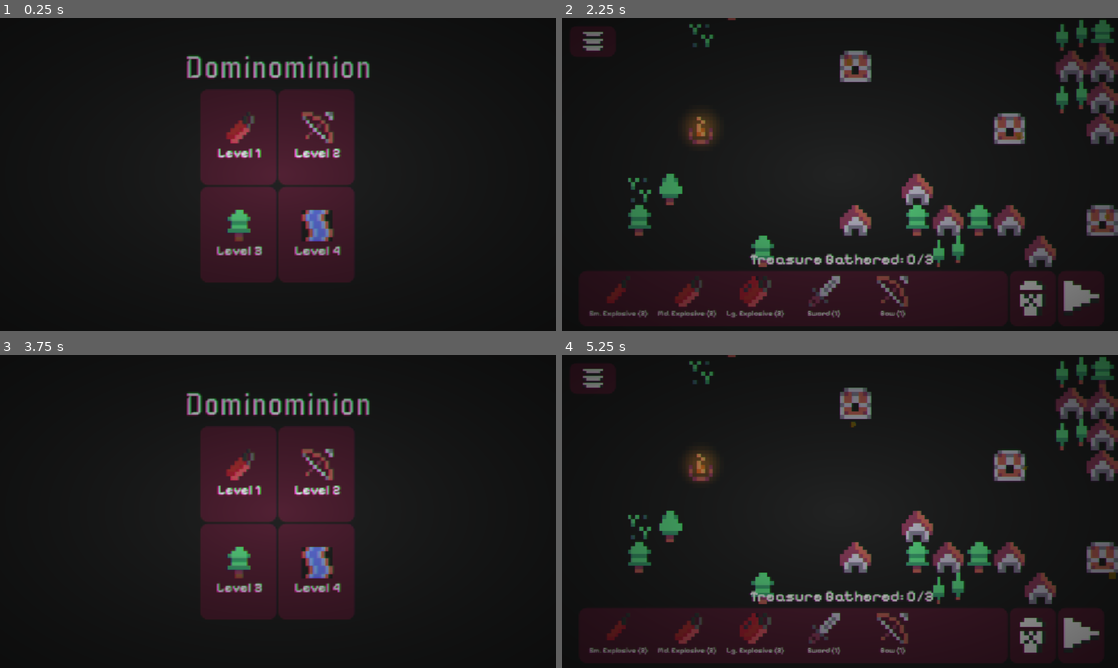
Above: before the commit, frames 1-4 (two rows, left to right).
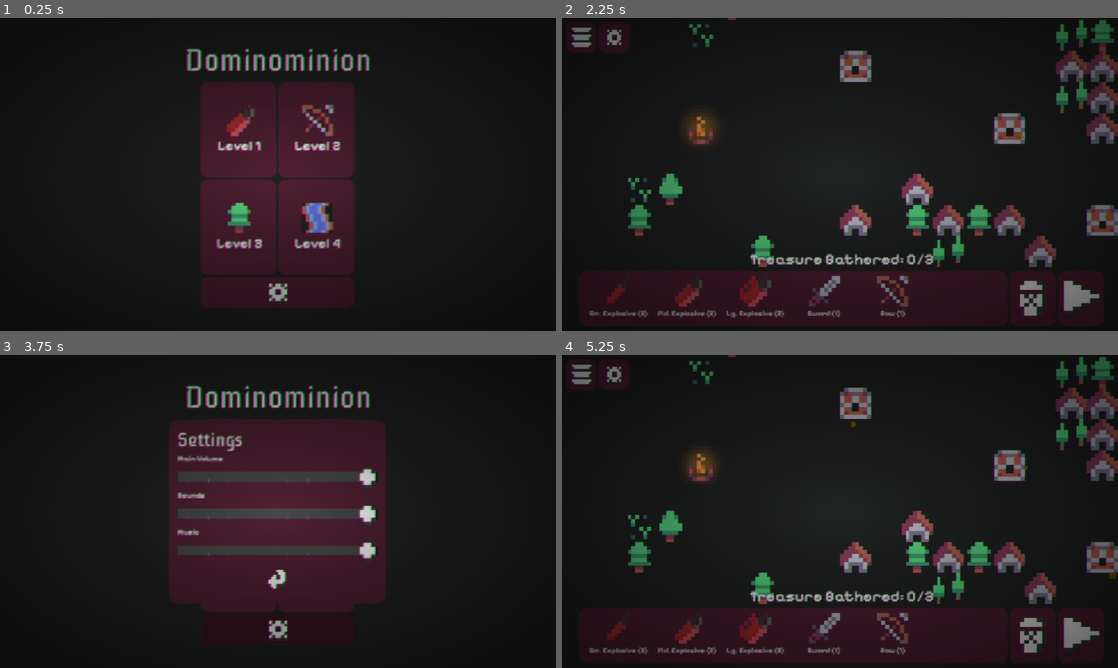
Above: after the commit, the same moments.

Repository: AuroraEchoes/Dominominion
Game: Godot game, scene res://scenes/ui/MainMenu.tscn
Same seed, same stepped clock (60 frames per second), same inputs: the game is played once before the commit and once after it.
Inputs (mouse positions are in pixels of both pictures, inside the frame that each line leads up to; where the layout moved, square brackets give the same spot in the first picture):
- Up to frame 1 (0.25 s): no input
- Up to frame 2 (2.25 s): click (840, 293) at 0.52 s; click (840, 243) at 1.27 s; click (801, 130) [801, 136] at 2 s
- Up to frame 3 (3.75 s): click (16, 373) [33, 376] at 2.75 s; click (278, 630) at 3.52 s
- Up to frame 4 (5.25 s): click (840, 580) at 4.27 s; click (801, 467) [801, 473] at 5 s

The runs differ from the first frame. In frame 1, 7.7% of the frame differs, in the area x 33-67%, y 9-93%; in frame 2, 0.4%; in frame 3, 14%, in the area x 30-70%, y 9-91%; in frame 4, 0.4%.

Commit message:
Settings panel and volume mixer

Diff:
--- /dev/null
+++ b/bus_layout.tres
@@ -0,0 +1,15 @@
+[gd_resource type="AudioBusLayout" format=3 uid="uid://oe6ma7t7buhd"]
+
+[resource]
+bus/1/name = &"Sound"
+bus/1/solo = false
+bus/1/mute = false
+bus/1/bypass_fx = false
+bus/1/volume_db = 0.0
+bus/1/send = &"Master"
+bus/2/name = &"Music"
+bus/2/solo = false
+bus/2/mute = false
+bus/2/bypass_fx = false
+bus/2/volume_db = 0.0
+bus/2/send = &"Master"
--- a/project.godot
+++ b/project.godot
@@ -14,6 +14,10 @@
 run/main_scene="uid://c21von1qssagi"
 config/features=PackedStringArray("4.7", "GL Compatibility")
 config/icon="uid://oweupw7llyk2"
+
+[audio]
+
+buses/default_bus_layout="uid://oe6ma7t7buhd"
 
 [autoload]
 
--- a/resources/Theme.tres
+++ b/resources/Theme.tres
@@ -2,6 +2,7 @@
 
 [ext_resource type="FontFile" uid="uid://c8e3ixn3hpywg" path="res://assets/fonts/PixelifySans-Bold.ttf" id="1_cjwly"]
 [ext_resource type="FontFile" uid="uid://e0hwiilxyquq" path="res://assets/Iceberg-Regular.ttf" id="1_jaexg"]
+[ext_resource type="Texture2D" uid="uid://cra7ops2waw8b" path="res://assets/sprites/icons/knob.png" id="2_f1p5x"]
 [ext_resource type="FontFile" uid="uid://c5peefpoalxn1" path="res://assets/fonts/PixelifySans-Medium.ttf" id="3_cjwly"]
 
 [sub_resource type="StyleBoxFlat" id="StyleBoxFlat_45i86"]
@@ -25,6 +26,34 @@
 corner_radius_bottom_right = 16
 corner_radius_bottom_left = 16
 
+[sub_resource type="StyleBoxFlat" id="StyleBoxFlat_xcyaj"]
+content_margin_left = 4.0
+content_margin_top = 4.0
+content_margin_right = 4.0
+content_margin_bottom = 4.0
+bg_color = Color(0.279836, 0.28654012, 0.28653964, 1)
+expand_margin_top = 6.0
+expand_margin_bottom = 6.0
+
+[sub_resource type="StyleBoxFlat" id="StyleBoxFlat_khfr8"]
+content_margin_left = 4.0
+content_margin_top = 4.0
+content_margin_right = 4.0
+content_margin_bottom = 4.0
+bg_color = Color(1, 1, 1, 0.75)
+border_color = Color(0.5587682, 0.56705797, 0.56705654, 1)
+expand_margin_top = 6.0
+expand_margin_bottom = 6.0
+
+[sub_resource type="StyleBoxFlat" id="StyleBoxFlat_ig1n5"]
+content_margin_left = 4.0
+content_margin_top = 4.0
+content_margin_right = 4.0
+content_margin_bottom = 4.0
+bg_color = Color(0.13333334, 0.13725491, 0.13725491, 1)
+expand_margin_top = 6.0
+expand_margin_bottom = 6.0
+
 [sub_resource type="StyleBoxFlat" id="StyleBoxFlat_cjwly"]
 bg_color = Color(0.32096007, 0.12830698, 0.2040998, 1)
 corner_radius_top_left = 16
@@ -37,6 +66,12 @@
 Button/styles/normal = SubResource("StyleBoxFlat_kyk2p")
 Button/styles/pressed = SubResource("StyleBoxFlat_f1p5x")
 Control/fonts/font = ExtResource("1_cjwly")
+HSlider/icons/grabber = ExtResource("2_f1p5x")
+HSlider/icons/grabber_disabled = ExtResource("2_f1p5x")
+HSlider/icons/grabber_highlight = ExtResource("2_f1p5x")
+HSlider/styles/grabber_area = SubResource("StyleBoxFlat_xcyaj")
+HSlider/styles/grabber_area_highlight = SubResource("StyleBoxFlat_khfr8")
+HSlider/styles/slider = SubResource("StyleBoxFlat_ig1n5")
 HeaderLarge/font_sizes/font_size = 28
 HeaderLarge/fonts/font = ExtResource("1_jaexg")
 HeaderSmall/font_sizes/font_size = 28
--- a/scenes/ButtonAudioManager.tscn
+++ b/scenes/ButtonAudioManager.tscn
@@ -21,6 +21,7 @@
 volume_db = -5.0
 pitch_scale = 0.75
 max_polyphony = 8
+bus = &"Sound"
 playback_type = 1
 script = ExtResource("1_hxnj3")
 button_press_sounds = Array[AudioStream]([ExtResource("2_mep7p"), ExtResource("3_1ckcx"), ExtResource("4_vxg1d"), ExtResource("5_jj5q4"), ExtResource("6_od55y"), ExtResource("7_niaqh")])
--- a/scenes/Game.tscn
+++ b/scenes/Game.tscn
@@ -4,6 +4,8 @@
 [ext_resource type="Script" uid="uid://m7ndlx86gm3x" path="res://scripts/ui/inventory_ui_manager.gd" id="3_qy1jj"]
 [ext_resource type="Shader" uid="uid://b8kvc28jgoutv" path="res://resources/shaders/post_processing.gdshader" id="4_45i86"]
 [ext_resource type="PackedScene" uid="uid://bhlrfqu80gk26" path="res://scenes/ui/InventoryItem.tscn" id="4_400sg"]
+[ext_resource type="Texture2D" uid="uid://137sbtvvtjhs" path="res://assets/sprites/icons/cog.png" id="4_a8wo8"]
+[ext_resource type="Script" uid="uid://bdyak8fdj5m0q" path="res://scripts/ui/buttons/settings_button.gd" id="4_attvq"]
 [ext_resource type="Theme" uid="uid://c4nhh3lk4ipni" path="res://resources/Theme.tres" id="5_mcffj"]
 [ext_resource type="Script" uid="uid://e3a772matugp" path="res://scripts/ui/targets_eliminated_label.gd" id="6_2rd6h"]
 [ext_resource type="Texture2D" uid="uid://b6plc04j8pm4o" path="res://assets/sprites/icons/delete.png" id="7_3xj3m"]
@@ -19,6 +21,7 @@
 [ext_resource type="Script" uid="uid://uni635rnn75q" path="res://scripts/ui/level_succeeded_panel.gd" id="17_vjgi4"]
 [ext_resource type="Script" uid="uid://b8hun3vdh813" path="res://scripts/ui/buttons/main_menu_button.gd" id="18_45i86"]
 [ext_resource type="Texture2D" uid="uid://om4eqvhpau2e" path="res://assets/sprites/icons/menu.png" id="18_kyk2p"]
+[ext_resource type="PackedScene" uid="uid://cass756etwtnx" path="res://scenes/ui/SettingsPanel.tscn" id="19_sv1m6"]
 
 [sub_resource type="ShaderMaterial" id="ShaderMaterial_45i86"]
 shader = ExtResource("4_45i86")
@@ -55,33 +58,62 @@
 mouse_filter = 2
 script = ExtResource("2_g4kob")
 
-[node name="MainMenuButton" type="Button" parent="CanvasLayer/UI" unique_id=2118949553]
-custom_minimum_size = Vector2(96, 64)
+[node name="Buttons" type="HBoxContainer" parent="CanvasLayer/UI" unique_id=466570371]
 layout_mode = 0
-offset_left = 16.0
-offset_top = 16.0
-offset_right = 112.0
-offset_bottom = 80.0
+offset_left = 8.0
+offset_top = 8.0
+offset_right = 104.0
+offset_bottom = 72.0
+
+[node name="MainMenuButton" type="Button" parent="CanvasLayer/UI/Buttons" unique_id=2118949553]
+custom_minimum_size = Vector2(64, 64)
+layout_mode = 2
 icon_alignment = 1
 expand_icon = true
 script = ExtResource("18_45i86")
 
-[node name="MarginContainer" type="MarginContainer" parent="CanvasLayer/UI/MainMenuButton" unique_id=1645839698]
-layout_mode = 1
-anchors_preset = 15
-anchor_right = 1.0
-anchor_bottom = 1.0
-grow_horizontal = 2
-grow_vertical = 2
-theme_override_constants/margin_left = 12
-theme_override_constants/margin_top = 12
-theme_override_constants/margin_right = 12
-theme_override_constants/margin_bottom = 12
-
-[node name="TextureRect" type="TextureRect" parent="CanvasLayer/UI/MainMenuButton/MarginContainer" unique_id=1083464443]
+[node name="MarginContainer" type="MarginContainer" parent="CanvasLayer/UI/Buttons/MainMenuButton" unique_id=1645839698]
+layout_mode = 1
+anchors_preset = 15
+anchor_right = 1.0
+anchor_bottom = 1.0
+grow_horizontal = 2
+grow_vertical = 2
+theme_override_constants/margin_left = 12
+theme_override_constants/margin_top = 12
+theme_override_constants/margin_right = 12
+theme_override_constants/margin_bottom = 12
+
+[node name="TextureRect" type="TextureRect" parent="CanvasLayer/UI/Buttons/MainMenuButton/MarginContainer" unique_id=1083464443]
 texture_filter = 1
 layout_mode = 2
 texture = ExtResource("18_kyk2p")
+stretch_mode = 5
+
+[node name="SettingsButton" type="Button" parent="CanvasLayer/UI/Buttons" unique_id=1137733340 node_paths=PackedStringArray("settings_panel")]
+custom_minimum_size = Vector2(64, 64)
+layout_mode = 2
+icon_alignment = 1
+expand_icon = true
+script = ExtResource("4_attvq")
+settings_panel = NodePath("../../SettingsPanel")
+
+[node name="MarginContainer" type="MarginContainer" parent="CanvasLayer/UI/Buttons/SettingsButton" unique_id=783735289]
+layout_mode = 1
+anchors_preset = 15
+anchor_right = 1.0
+anchor_bottom = 1.0
+grow_horizontal = 2
+grow_vertical = 2
+theme_override_constants/margin_left = 12
+theme_override_constants/margin_top = 12
+theme_override_constants/margin_right = 12
+theme_override_constants/margin_bottom = 12
+
+[node name="TextureRect" type="TextureRect" parent="CanvasLayer/UI/Buttons/SettingsButton/MarginContainer" unique_id=220452965]
+texture_filter = 1
+layout_mode = 2
+texture = ExtResource("4_a8wo8")
 stretch_mode = 5
 
 [node name="Inventory" type="MarginContainer" parent="CanvasLayer/UI" unique_id=1458954342]
@@ -386,6 +418,21 @@
 texture = ExtResource("18_kyk2p")
 stretch_mode = 5
 
+[node name="SettingsPanel" parent="CanvasLayer/UI" unique_id=1136808395 instance=ExtResource("19_sv1m6")]
+visible = false
+layout_mode = 1
+anchors_preset = 8
+anchor_left = 0.5
+anchor_top = 0.5
+anchor_right = 0.5
+anchor_bottom = 0.5
+offset_left = -225.0
+offset_top = -189.0
+offset_right = 225.0
+offset_bottom = 189.0
+grow_horizontal = 2
+grow_vertical = 2
+
 [node name="PostProcessing" type="ColorRect" parent="CanvasLayer/UI" unique_id=879660881]
 material = SubResource("ShaderMaterial_45i86")
 layout_mode = 1
--- a/scenes/MusicPlayer.tscn
+++ b/scenes/MusicPlayer.tscn
@@ -15,3 +15,4 @@
 stream = SubResource("AudioStreamPlaylist_johg7")
 volume_db = -15.0
 autoplay = true
+bus = &"Music"
--- a/scenes/cell_entities/Bow.tscn
+++ b/scenes/cell_entities/Bow.tscn
@@ -37,6 +37,7 @@
 
 [node name="AudioStreamPlayer" type="AudioStreamPlayer" parent="." unique_id=218357692 node_paths=PackedStringArray("cell_entity")]
 volume_db = -5.0
+bus = &"Sound"
 script = ExtResource("5_474qi")
 cell_entity = NodePath("..")
 enter_active_sounds = SubResource("AudioStreamRandomizer_8ha3q")
--- a/scenes/cell_entities/LargeExplosive.tscn
+++ b/scenes/cell_entities/LargeExplosive.tscn
@@ -36,6 +36,7 @@
 
 [node name="AudioStreamPlayer" type="AudioStreamPlayer" parent="." unique_id=1040865331 node_paths=PackedStringArray("cell_entity")]
 pitch_scale = 0.5
+bus = &"Sound"
 script = ExtResource("5_hlwkp")
 cell_entity = NodePath("..")
 exit_active_sounds = SubResource("AudioStreamRandomizer_auc7g")
--- a/scenes/cell_entities/MediumExplosive.tscn
+++ b/scenes/cell_entities/MediumExplosive.tscn
@@ -37,6 +37,7 @@
 [node name="AudioStreamPlayer" type="AudioStreamPlayer" parent="." unique_id=1171247637 node_paths=PackedStringArray("cell_entity")]
 volume_db = -3.0
 pitch_scale = 0.75
+bus = &"Sound"
 script = ExtResource("5_qy48m")
 cell_entity = NodePath("..")
 exit_active_sounds = SubResource("AudioStreamRandomizer_fxotq")
--- a/scenes/cell_entities/SmallExplosive.tscn
+++ b/scenes/cell_entities/SmallExplosive.tscn
@@ -37,6 +37,7 @@
 [node name="AudioStreamPlayer" type="AudioStreamPlayer" parent="." unique_id=1979699150 node_paths=PackedStringArray("cell_entity")]
 volume_db = -8.0
 pitch_scale = 1.5
+bus = &"Sound"
 script = ExtResource("5_kitgg")
 cell_entity = NodePath("..")
 exit_active_sounds = SubResource("AudioStreamRandomizer_5yn56")
--- a/scenes/cell_entities/Sword.tscn
+++ b/scenes/cell_entities/Sword.tscn
@@ -39,6 +39,7 @@
 
 [node name="AudioStreamPlayer" type="AudioStreamPlayer" parent="." unique_id=1928485824 node_paths=PackedStringArray("cell_entity")]
 volume_db = -5.0
+bus = &"Sound"
 script = ExtResource("5_uvo07")
 cell_entity = NodePath("..")
 enter_active_sounds = SubResource("AudioStreamRandomizer_atdem")
--- a/scenes/cell_entities/Trigger.tscn
+++ b/scenes/cell_entities/Trigger.tscn
@@ -4,7 +4,7 @@
 [ext_resource type="Script" uid="uid://dmi2na8uedqu6" path="res://scripts/cell_entities/instances/trigger_cell_entity.gd" id="2_rl1i0"]
 [ext_resource type="Resource" uid="uid://dfo2tp78vd1ol" path="res://resources/items/level/Trigger.tres" id="3_rl1i0"]
 [ext_resource type="PackedScene" uid="uid://bvwvfvdiv5yrx" path="res://scenes/ui/Tooltip.tscn" id="4_ycwi6"]
-[ext_resource type="Script" uid="uid://clx8rgww4d6gf" path="res://scenes/cell_entities/trigger_flicker_effect.gd" id="5_821sp"]
+[ext_resource type="Script" uid="uid://clx8rgww4d6gf" path="res://scripts/cell_entities/components/trigger_flicker_effect.gd" id="5_821sp"]
 [ext_resource type="Texture2D" uid="uid://c1mau8jfaag4l" path="res://assets/sprites/icons/tile_0137_frame_1.png" id="6_hnbj0"]
 [ext_resource type="Texture2D" uid="uid://u84cbbc0hkay" path="res://assets/sprites/icons/tile_0137_frame_2.png" id="7_44l4m"]
 [ext_resource type="Texture2D" uid="uid://bipuidepkc13l" path="res://assets/sprites/icons/tile_0137_frame_3.png" id="8_kmlxq"]
--- a/scenes/ui/MainMenu.tscn
+++ b/scenes/ui/MainMenu.tscn
@@ -10,6 +10,9 @@
 [ext_resource type="Texture2D" uid="uid://27vyj6krx6kc" path="res://assets/sprites/fantasy/tile_0095.png" id="8_7mi0g"]
 [ext_resource type="PackedScene" uid="uid://qvt26ynnuffe" path="res://scenes/levels/Level4.tscn" id="8_nqjyj"]
 [ext_resource type="Shader" uid="uid://b8kvc28jgoutv" path="res://resources/shaders/post_processing.gdshader" id="10_7vr37"]
+[ext_resource type="Script" uid="uid://bdyak8fdj5m0q" path="res://scripts/ui/buttons/settings_button.gd" id="10_ff4wq"]
+[ext_resource type="Texture2D" uid="uid://137sbtvvtjhs" path="res://assets/sprites/icons/cog.png" id="10_kncl5"]
+[ext_resource type="PackedScene" uid="uid://cass756etwtnx" path="res://scenes/ui/SettingsPanel.tscn" id="12_ee60a"]
 
 [sub_resource type="StyleBoxFlat" id="StyleBoxFlat_johg7"]
 bg_color = Color(0.13333334, 0.13725491, 0.13725491, 1)
@@ -77,6 +80,48 @@
 level_text = "Level 4"
 texture = ExtResource("8_7mi0g")
 
+[node name="SettingsButton" type="Button" parent="MarginContainer/VBoxContainer" unique_id=295787100 node_paths=PackedStringArray("settings_panel")]
+custom_minimum_size = Vector2(320, 64)
+custom_maximum_size = Vector2(320, -1)
+layout_mode = 2
+size_flags_horizontal = 6
+size_flags_vertical = 3
+icon_alignment = 1
+expand_icon = true
+script = ExtResource("10_ff4wq")
+settings_panel = NodePath("../../../SettingsPanel")
+
+[node name="MarginContainer" type="MarginContainer" parent="MarginContainer/VBoxContainer/SettingsButton" unique_id=1009459694]
+layout_mode = 1
+anchors_preset = 8
+anchor_left = 0.5
+anchor_top = 0.5
+anchor_right = 0.5
+anchor_bottom = 0.5
+offset_left = -44.0
+offset_top = -56.0
+offset_right = 44.0
+offset_bottom = 56.0
+grow_horizontal = 2
+grow_vertical = 2
+theme_override_constants/margin_left = 12
+theme_override_constants/margin_top = 12
+theme_override_constants/margin_right = 12
+theme_override_constants/margin_bottom = 12
+
+[node name="TextureRect" type="TextureRect" parent="MarginContainer/VBoxContainer/SettingsButton/MarginContainer" unique_id=1339419160]
+texture_filter = 1
+custom_minimum_size = Vector2(48, 48)
+layout_mode = 2
+size_flags_horizontal = 4
+size_flags_vertical = 4
+texture = ExtResource("10_kncl5")
+stretch_mode = 5
+
+[node name="SettingsPanel" parent="." unique_id=1136808395 instance=ExtResource("12_ee60a")]
+visible = false
+layout_mode = 2
+
 [node name="PostProcessing" type="ColorRect" parent="." unique_id=1898168280]
 material = SubResource("ShaderMaterial_kncl5")
 layout_mode = 2
--- /dev/null
+++ b/scenes/ui/SettingsPanel.tscn
@@ -0,0 +1,100 @@
+[gd_scene format=3 uid="uid://cass756etwtnx"]
+
+[ext_resource type="Script" uid="uid://bhi8hbhy3ir1i" path="res://scripts/ui/volume_mixer.gd" id="1_idotu"]
+[ext_resource type="Script" uid="uid://cx5uukf1lymog" path="res://scripts/ui/buttons/back_button.gd" id="2_jfewy"]
+[ext_resource type="Texture2D" uid="uid://b4kf7a5tp6lnf" path="res://assets/sprites/icons/back.png" id="3_6yk0k"]
+
+[node name="SettingsPanel" type="PanelContainer" unique_id=1136808395]
+custom_minimum_size = Vector2(450, 0)
+size_flags_horizontal = 4
+size_flags_vertical = 4
+
+[node name="MarginContainer" type="MarginContainer" parent="." unique_id=1410887056]
+layout_mode = 2
+theme_override_constants/margin_left = 16
+theme_override_constants/margin_top = 16
+theme_override_constants/margin_right = 16
+theme_override_constants/margin_bottom = 16
+
+[node name="VBoxContainer" type="VBoxContainer" parent="MarginContainer" unique_id=1433012721]
+layout_mode = 2
+
+[node name="Title" type="Label" parent="MarginContainer/VBoxContainer" unique_id=647021410]
+layout_mode = 2
+theme_type_variation = &"HeaderLarge"
+theme_override_font_sizes/font_size = 40
+text = "Settings"
+
+[node name="MainVolumeSlider" type="VBoxContainer" parent="MarginContainer/VBoxContainer" unique_id=1265827716]
+layout_mode = 2
+
+[node name="Label" type="Label" parent="MarginContainer/VBoxContainer/MainVolumeSlider" unique_id=591239996]
+layout_mode = 2
+text = "Main Volume"
+
+[node name="MainVolume" type="HSlider" parent="MarginContainer/VBoxContainer/MainVolumeSlider" unique_id=1177107358]
+layout_mode = 2
+max_value = 1.0
+step = 0.1
+tick_count = 10
+ticks_on_borders = true
+script = ExtResource("1_idotu")
+audio_bus_name = "Master"
+
+[node name="SoundsSlider" type="VBoxContainer" parent="MarginContainer/VBoxContainer" unique_id=765888678]
+layout_mode = 2
+
+[node name="Label" type="Label" parent="MarginContainer/VBoxContainer/SoundsSlider" unique_id=1363419514]
+layout_mode = 2
+text = "Sounds"
+
+[node name="Sounds" type="HSlider" parent="MarginContainer/VBoxContainer/SoundsSlider" unique_id=1467123053]
+layout_mode = 2
+max_value = 1.0
+step = 0.1
+tick_count = 10
+ticks_on_borders = true
+script = ExtResource("1_idotu")
+audio_bus_name = "Sound"
+
+[node name="MusicSlider" type="VBoxContainer" parent="MarginContainer/VBoxContainer" unique_id=983910905]
+layout_mode = 2
+
+[node name="Label" type="Label" parent="MarginContainer/VBoxContainer/MusicSlider" unique_id=1468718334]
+layout_mode = 2
+text = "Music"
+
+[node name="Music" type="HSlider" parent="MarginContainer/VBoxContainer/MusicSlider" unique_id=1908454375]
+layout_mode = 2
+max_value = 1.0
+step = 0.1
+tick_count = 10
+ticks_on_borders = true
+script = ExtResource("1_idotu")
+audio_bus_name = "Music"
+
+[node name="BackButton" type="Button" parent="MarginContainer/VBoxContainer" unique_id=994156640 node_paths=PackedStringArray("panel_to_hide")]
+custom_minimum_size = Vector2(96, 64)
+layout_mode = 2
+icon_alignment = 1
+expand_icon = true
+script = ExtResource("2_jfewy")
+panel_to_hide = NodePath("../../..")
+
+[node name="MarginContainer" type="MarginContainer" parent="MarginContainer/VBoxContainer/BackButton" unique_id=298420549]
+layout_mode = 1
+anchors_preset = 15
+anchor_right = 1.0
+anchor_bottom = 1.0
+grow_horizontal = 2
+grow_vertical = 2
+theme_override_constants/margin_left = 12
+theme_override_constants/margin_top = 12
+theme_override_constants/margin_right = 12
+theme_override_constants/margin_bottom = 12
+
+[node name="TextureRect" type="TextureRect" parent="MarginContainer/VBoxContainer/BackButton/MarginContainer" unique_id=238906270]
+texture_filter = 1
+layout_mode = 2
+texture = ExtResource("3_6yk0k")
+stretch_mode = 5
--- a/scripts/level_status_view.gd
+++ b/scripts/level_status_view.gd
@@ -22,7 +22,7 @@
 	var local := local_camera_pos(screen)
 	var cell := local_to_map(local)
 
-	var item_idx := level.get_spawned_item_index_at_cell(cell)
+	var item_idx = level.get_spawned_item_index_at_cell(cell)
 	if current_selected_cell != null:
 		hide_item_visualisation(current_selected_cell)
 		current_selected_cell = null
--- /dev/null
+++ b/scripts/ui/buttons/back_button.gd
@@ -0,0 +1,6 @@
+class_name BackButton extends Button
+
+@export var panel_to_hide: Control
+
+func _pressed() -> void:
+	panel_to_hide.hide()
--- /dev/null
+++ b/scripts/ui/buttons/settings_button.gd
@@ -0,0 +1,9 @@
+class_name SettingsButton extends Button
+
+@export var settings_panel: Control
+
+func _pressed() -> void:
+	if settings_panel != null:
+		settings_panel.show()
+	else:
+		print("settings button null!?")
--- /dev/null
+++ b/scripts/ui/volume_mixer.gd
@@ -0,0 +1,13 @@
+extends HSlider
+
+@export var audio_bus_name: String
+
+var bus_idx: int
+
+func _ready() -> void:
+	bus_idx = AudioServer.get_bus_index(audio_bus_name)
+	var current_volume := AudioServer.get_bus_volume_linear(bus_idx)
+	set_value_no_signal(current_volume)
+
+func _value_changed(new_value: float) -> void:
+	AudioServer.set_bus_volume_linear(bus_idx, new_value)
Binary file added: assets/sprites/icons/back.png
Not shown, added: assets/sprites/icons/back.png.import
Binary file added: assets/sprites/icons/cog.png
Not shown, added: assets/sprites/icons/cog.png.import
Binary file added: assets/sprites/icons/knob.png
Not shown, added: assets/sprites/icons/knob.png.import
Not shown: 1 places in scenes/Game.tscn that only renumber resources
Renamed: scenes/cell_entities/trigger_flicker_effect.gd -> scripts/cell_entities/components/trigger_flicker_effect.gd
Renamed: scenes/cell_entities/trigger_flicker_effect.gd.uid -> scripts/cell_entities/components/trigger_flicker_effect.gd.uid
Not shown, added: scripts/ui/buttons/back_button.gd.uid
Not shown, added: scripts/ui/buttons/settings_button.gd.uid
Not shown, added: scripts/ui/volume_mixer.gd.uid
